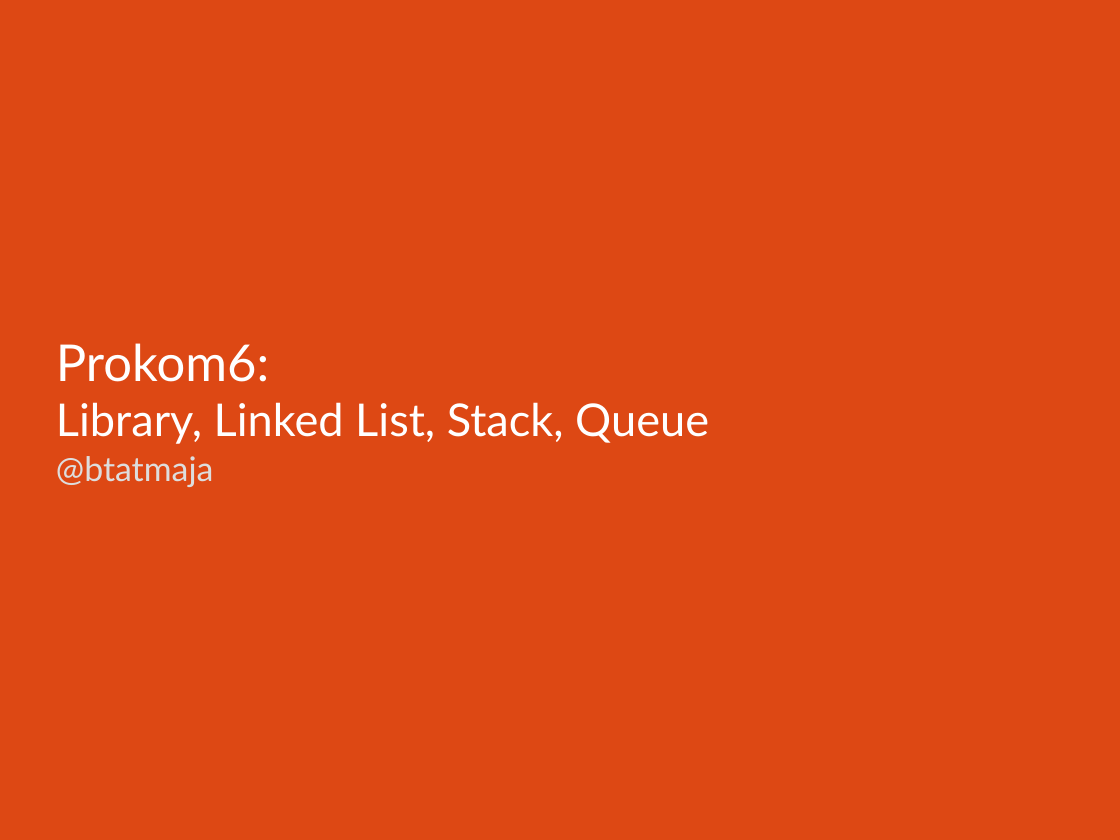
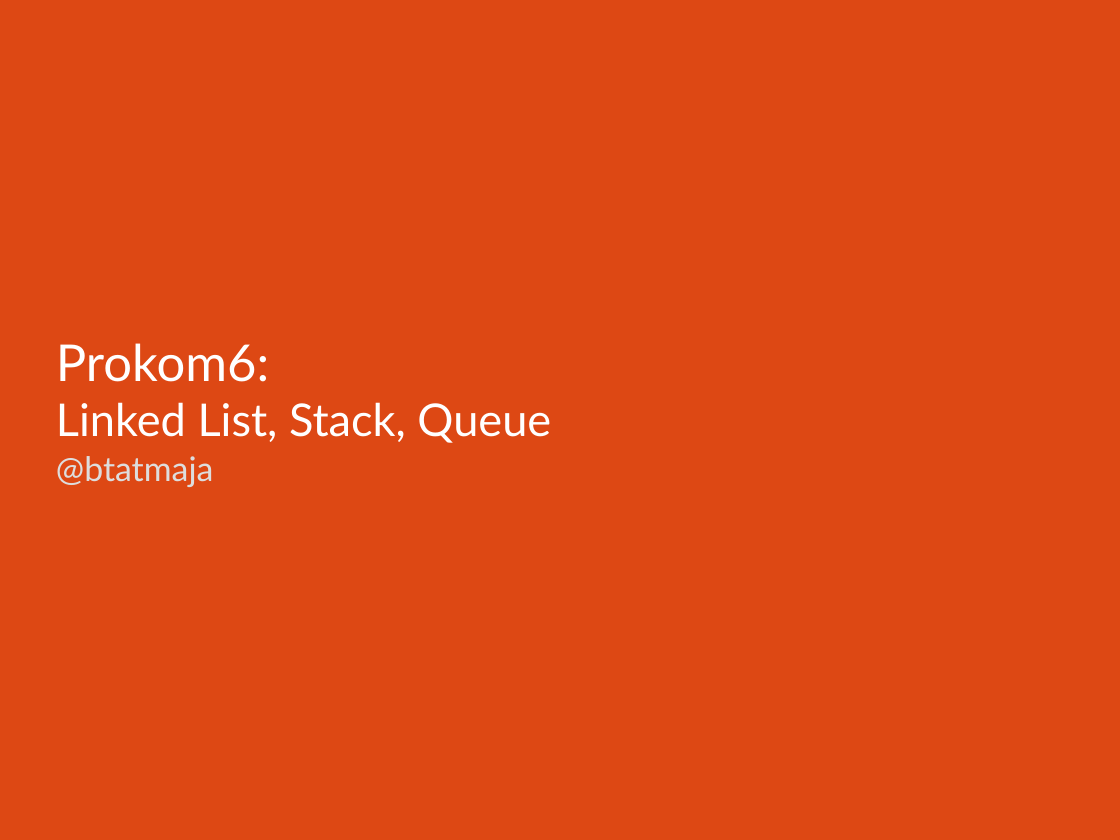
Before and after one commit to bagustris/prokom-tf, a slide deck: slide 1 of prokom6.odp. Drawn at 1120x840 pixels with LibreOffice and Linux fonts; fonts in the diff are those of the drawing. Boxes give left, top, right and bottom in pixels: in the first picture for what was removed or moved away, otherwise in the second. Text is boxed around its words. In the diff, an @@ line names an element or a change of style, - is before the commit and + after.

```diff
--- a/prokom6.odp
+++ b/prokom6.odp
@@ title at (56, 343, 551, 443): text changed @@
-Prokom6:
-Library, Linked List, Stack, Queue
+Prokom6:
+Linked List, Stack, Queue
```
Also in this commit, not shown: 1 other file.
